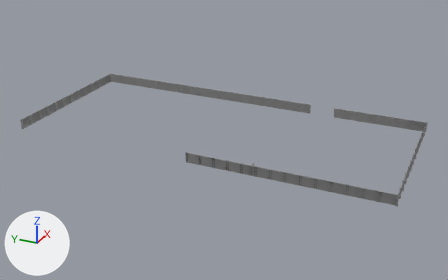
A saved change to the Blender file assets/units/pd2_mod_hwu/architecture/warehouse/ext_warehouse_wall_fence.blend.
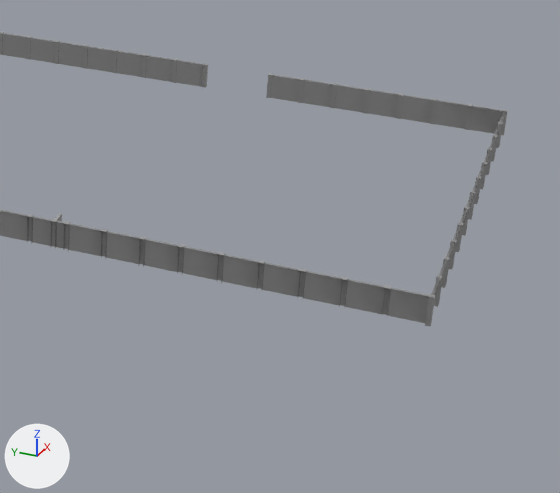
There are two pictures of each version: one whole from a 50 mm camera at (-181.7, -51.2, 75.7) aimed at (-25.5, 19.1, -2.4), one close up on the part from 51% to 100% of the width and 28% to 97% of the height. The lights are fixed; the arrows at lower left show +X, +Y and +Z.

The scene before the commit, as lines of its bpy script (objects in view):
```python
me_c_box_04 = bpy.data.meshes.new('c_box_04')
me_c_box_04.from_pydata(...)  # a box spanning x -0.2..0.2, y -18.6..18.6, z -1.5..1.5
me_g_g = bpy.data.meshes.new('g_g')
me_g_g.from_pydata(...)  # 1002 vertices, 477 faces; spans x -48.3..0.2, y -36.5..76.2, z -1.8..1.3
me_g_g.materials.append(mat_mat_ind_warehouse_wall_fence_01)  # its picture is missing
ob_c_box_04 = bpy.data.objects.new('c_box_04', me_c_box_04)
ob_c_box_04.parent = ob_rp_int_warehouse_wall_fence
ob_c_box_04.location = (-48.0, -17.1, 1.528)
ob_c_box_04.hide_set(True)
ob_g_g = bpy.data.objects.new('g_g', me_g_g)
ob_g_g.parent = ob_rp_int_warehouse_wall_fence
ob_g_g.location = (0.0, 0.25, 1.75)
```
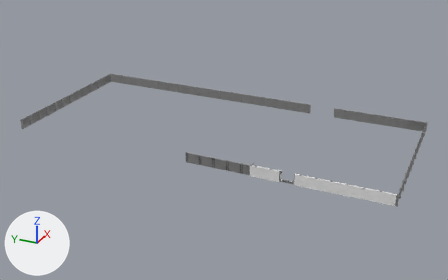
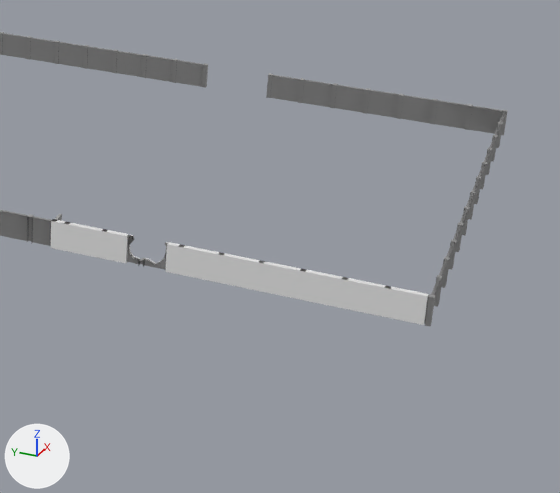
Where the newer file only moved an object's origin or applied its transform, the numbers keep the older frame.

Diff of the bpy script that builds the scene:
```diff
--- a/assets/units/pd2_mod_hwu/architecture/warehouse/ext_warehouse_wall_fence.blend.py
+++ b/assets/units/pd2_mod_hwu/architecture/warehouse/ext_warehouse_wall_fence.blend.py
@@ me_g_g @@
 me_g_g.from_pydata(...)  # 1002 vertices, 477 faces; spans x -48.3..0.2, y -36.5..76.2, z -1.8..1.3
 # used by ob_g_g; parent = ob_rp_int_warehouse_wall_fence; location = (0.0, 0.25, 1.75)
+# me_g_g part 1: the loose piece of 8 vertices spanning x -48.2..-47.8, y -8.6..-8.1, z -1.8..1.3 is deleted
+# me_g_g part 2: the loose piece of 6 vertices spanning x -48.1..-47.9, y -8.0..-4.5, z -1.8..1.2 is deleted
+# me_g_g part 3: the loose piece of 6 vertices spanning x -48.1..-47.9, y -12.1..-8.6, z -1.8..1.2 is deleted
 me_g_g.materials.append(mat_mat_ind_warehouse_wall_fence_01)
@@ me_c_box_04 @@
 me_c_box_04.from_pydata(...)  # 8 vertices, 6 faces; spans x -0.2..0.2, y -18.6..18.6, z -1.5..1.5
 # used by ob_c_box_04; parent = ob_rp_int_warehouse_wall_fence; location = (-48.0, -17.1, 1.528)
+# me_c_box_04 part 4: the whole mesh is scaled about its middle by (1, 0.675, 1), then moved by (0.0, -6.0, 0.0)
@@ me_g_broken_001 @@
+me_g_broken_001.from_pydata(...)  # 69 vertices, 26 faces; spans x -0.28..0.22, y -2.15..1.97, z -1.55..1.45
@@ me_g_broken @@
+me_g_broken.from_pydata(...)  # 69 vertices, 26 faces; spans x -0.25..0.25, y -3.38..4.12, z -1.55..1.45
+me_g_broken.materials.append(mat_mat_ind_warehouse_wall_fence_01)  # its picture is missing
@@ me_c_box_06 @@
+me_c_box_06.from_pydata(...)  # a box spanning x -0.25..0.25, y -4.04..4.04, z -1.53..1.53
@@ ob_c_box_04 @@
 ob_c_box_04.location = (-48.0, -17.1, 1.528)
-ob_c_box_04.hide_set(True)
@@ ob_c_mesh_mopp_01 @@
+ob_c_mesh_mopp_01 = bpy.data.objects.new('c_mesh_mopp_01', me_g_broken_001)
+ob_c_mesh_mopp_01.parent = ob_rp_int_warehouse_wall_fence
+ob_c_mesh_mopp_01.location = (-47.97, -8.463, 1.549)
@@ ob_g_broken @@
+ob_g_broken = bpy.data.objects.new('g_broken', me_g_broken)
+ob_g_broken.parent = ob_rp_int_warehouse_wall_fence
+ob_g_broken.location = (-48.0, -8.419, 1.549)
@@ ob_c_box_06 @@
+ob_c_box_06 = bpy.data.objects.new('c_box_06', me_c_box_06)
+ob_c_box_06.parent = ob_rp_int_warehouse_wall_fence
+ob_c_box_06.location = (-48.0, -2.45, 1.528)
```

Boxes [x1, y1, x2, y2] around the edits, measured in the close-ups (560 x 493 px):
'c_box_04', shown: after [165, 242, 428, 325]
'c_box_06', added: after [51, 219, 129, 263]
'g_broken', added: after [127, 236, 167, 270]
'c_mesh_mopp_01', added: after [128, 235, 168, 265]
part 1 of me_g_g, deleted: before [138, 237, 146, 267]
part 2 of me_g_g, deleted: before [107, 231, 141, 264]
part 3 of me_g_g, deleted: before [145, 239, 179, 272]
